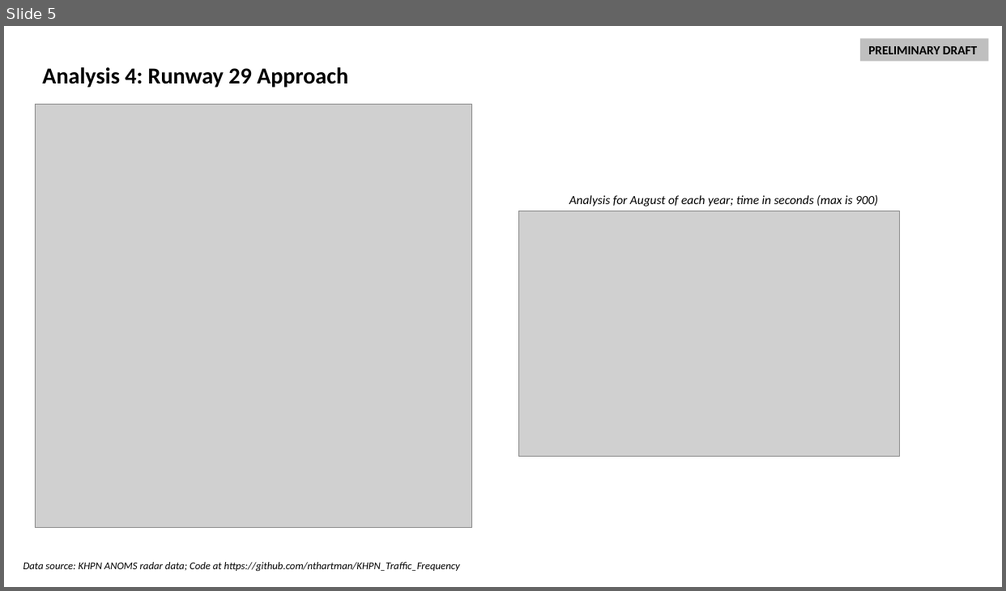
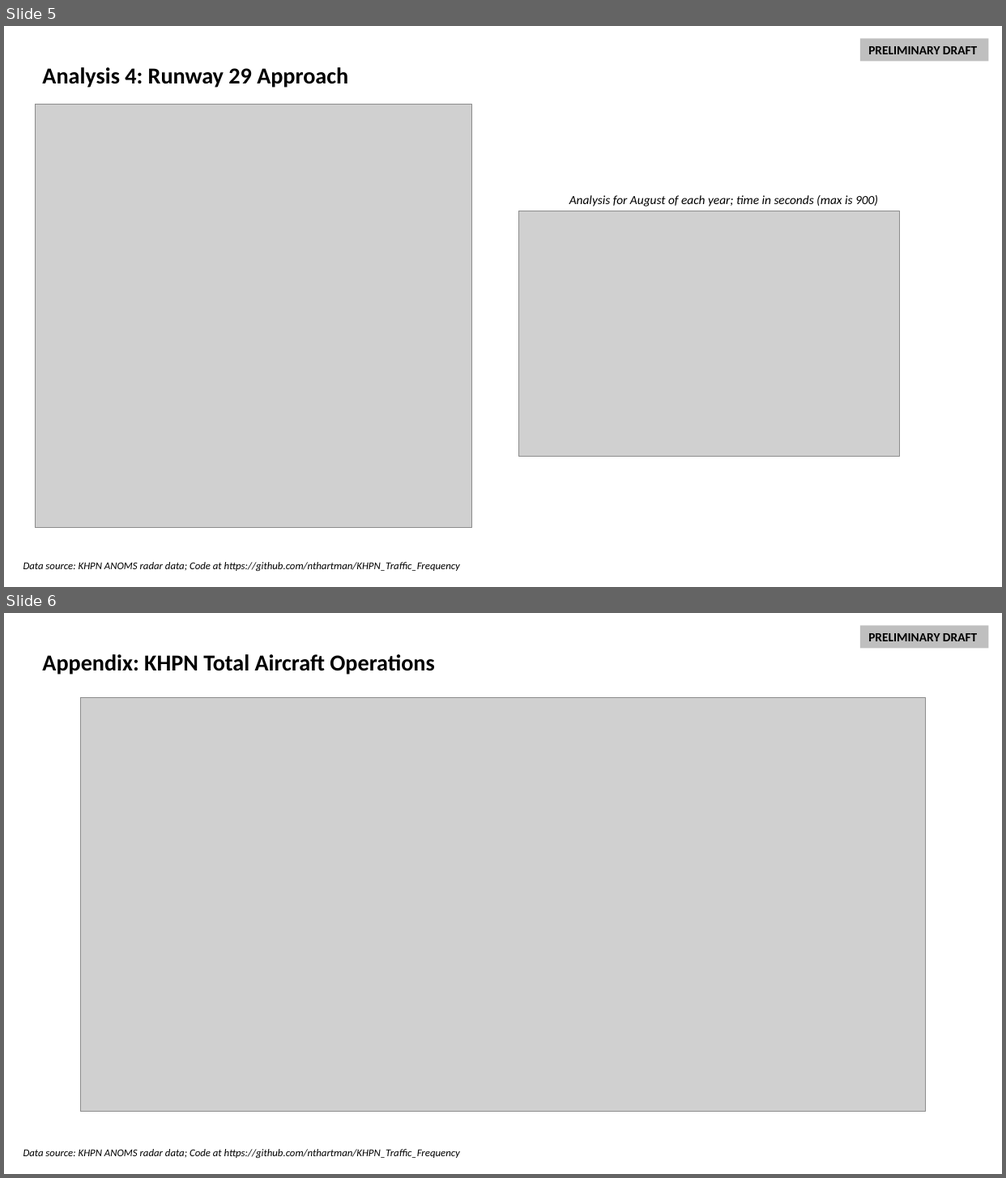
Before and after one commit to nthartman/KHPN_Traffic_Frequency, a slide deck: presentations/Analysis Summary (Draft).pptx. Shown one above the other, each under a label of ours: slide 5 before the commit, slides 5 and 6 after it. The pictures are 1006x591 and 1006x1178 pixels, drawn with LibreOffice and Linux fonts; fonts in the diff are those of the drawing; grey boxes stand for pictures. Boxes give left, top, right and bottom in pixels: in the first picture for what was removed or moved away, otherwise in the second. Text is boxed around its words. In the diff, an @@ line names an element or a change of style, - is before the commit and + after.

```diff
--- a/presentations/Analysis Summary (Draft).pptx
+++ b/presentations/Analysis Summary (Draft).pptx
@@ slide 6 added at <box>4,613,1002,1174</box>, background #FFFFFF @@
@@ rectangle added at <box>860,626,989,648</box>, fill #BFBFBF, 12 pt, text #000000, bold @@
+PRELIMINARY DRAFT
@@ text added at <box>42,654,434,675</box>, 22 pt, text #000000, bold @@
+Appendix: KHPN Total Aircraft Operations
@@ picture added at <box>80,698,927,1112</box> @@
@@ text added at <box>23,1149,460,1159</box>, 10 pt, text #000000, italic @@
+Data source: KHPN ANOMS radar data; Code at https://github.com/nthartman/KHPN_Traffic_Frequency
```
Also in this commit, not shown: 4 other files.
